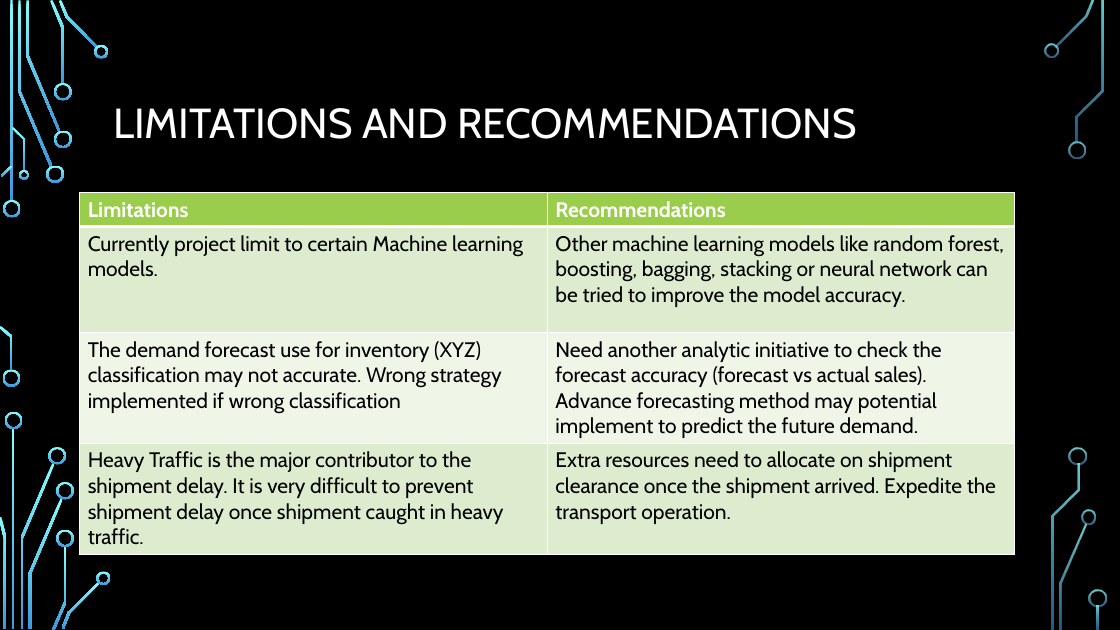
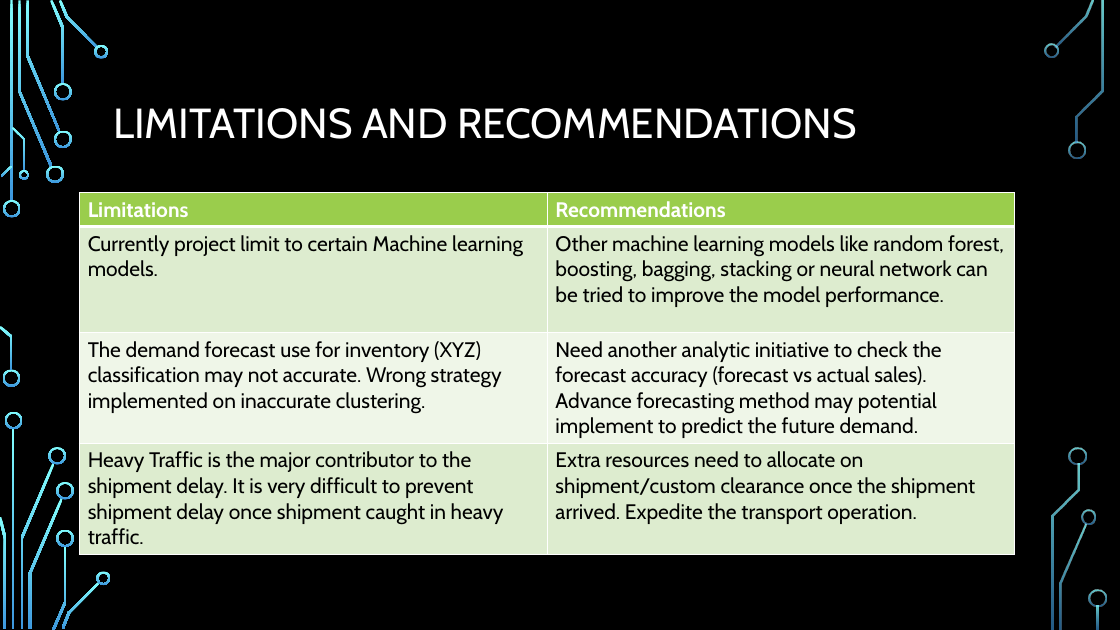
Before and after one commit to sookuan/Data-Science-AI-Project, a slide deck: slide 14 of Inventory Segmentation and Shipment Prediction.pptx. Drawn at 1120x630 pixels with LibreOffice and Linux fonts; fonts in the diff are those of the drawing; background and template pictures are left out. Boxes give left, top, right and bottom in pixels: in the first picture for what was removed or moved away, otherwise in the second. Text is boxed around its words. In the diff, an @@ line names an element or a change of style, - is before the commit and + after.

```diff
--- a/Inventory Segmentation and Shipment Prediction.pptx
+++ b/Inventory Segmentation and Shipment Prediction.pptx
@@ table at (x1=79, y1=192, x2=1015, y2=549) @@
-row 2, column 2: Other machine learning models like random forest, boosting, bagging, stacking or neural network can be tried to improve the model accuracy.
+row 2, column 2: Other machine learning models like random forest, boosting, bagging, stacking or neural network can be tried to improve the model performance.
-row 3, column 1: The demand forecast use for inventory (XYZ) classification may not accurate. Wrong strategy implemented if wrong classification
+row 3, column 1: The demand forecast use for inventory (XYZ) classification may not accurate. Wrong strategy implemented on inaccurate clustering.
-row 4, column 2: Extra resources need to allocate on shipment clearance once the shipment arrived. Expedite the transport operation.
+row 4, column 2: Extra resources need to allocate on shipment/custom clearance once the shipment arrived. Expedite the transport operation.
```
Also in this commit, not shown: 4 other slides changed.
